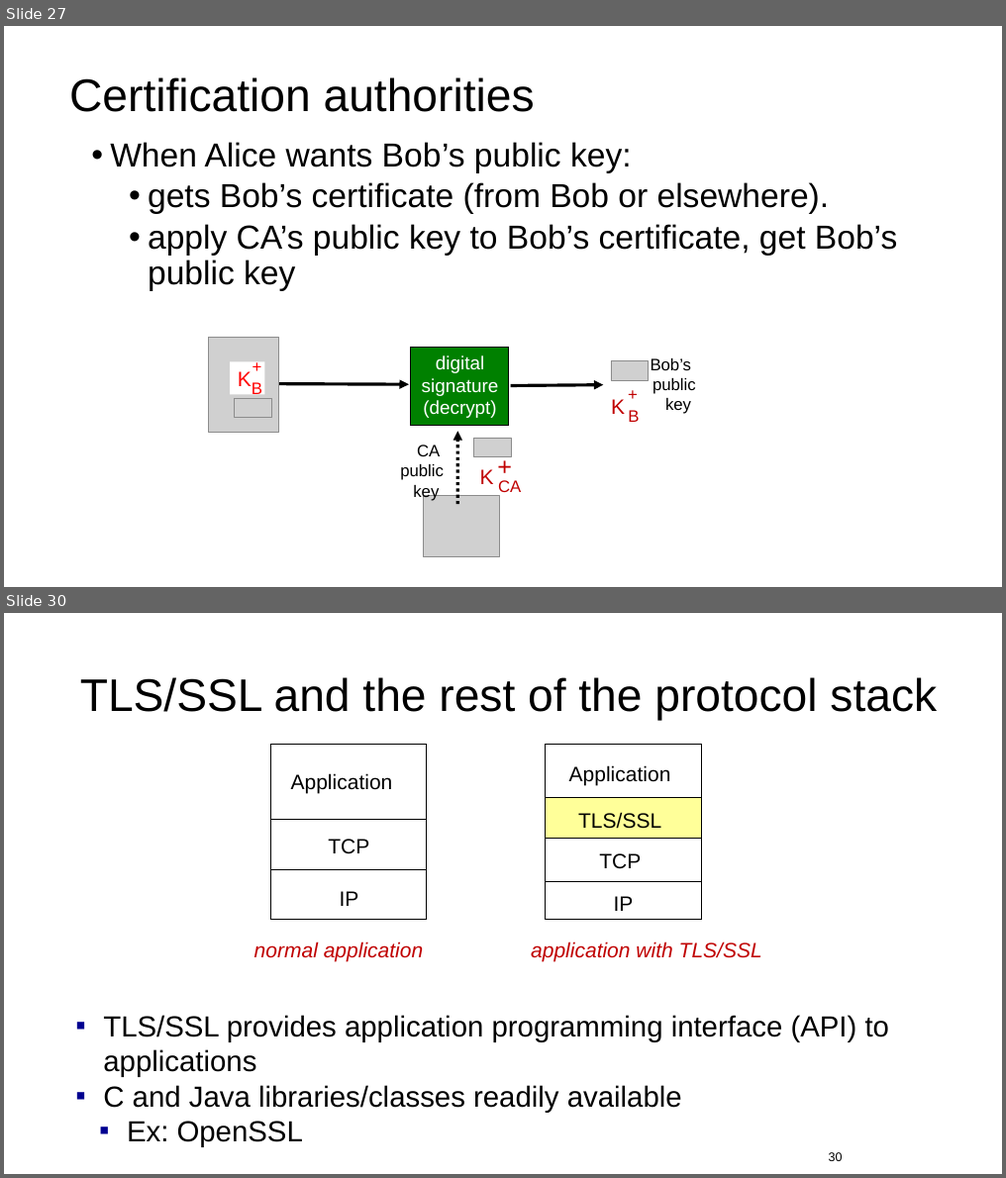
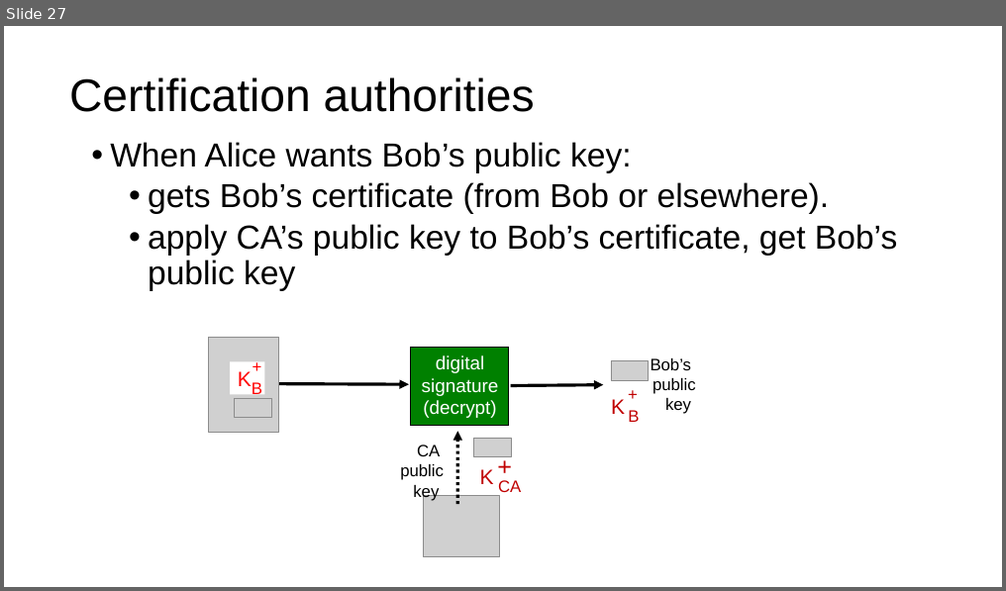
Before and after one commit to ngsrinivas/coursegen, a slide deck: ex/552-F19/lectures/12-transport-security.pptx. Shown one above the other, each under a label of ours: slides 27 and 30 before the commit, slide 27 after it; the slides between them are not shown. The pictures are 1006x1178 and 1006x591 pixels, drawn with LibreOffice and Linux fonts; fonts in the diff are those of the drawing; grey boxes stand for pictures. Boxes give left, top, right and bottom in pixels: in the first picture for what was removed or moved away, otherwise in the second. Text is boxed around its words. In the diff, an @@ line names an element or a change of style, - is before the commit and + after.

```diff
--- a/ex/552-F19/lectures/12-transport-security.pptx
+++ b/ex/552-F19/lectures/12-transport-security.pptx
@@ slide 30 removed at bbox=[4, 613, 1002, 1174], background #FFFFFF @@
@@ title removed at bbox=[80, 677, 937, 721] @@
-TLS/SSL and the rest of the protocol stack
@@ group removed at bbox=[254, 744, 426, 961]: 4 texts, 3 rectangles @@
-Application
-TCP
-IP
-normal application
@@ group removed at bbox=[531, 744, 762, 961]: 5 texts, 4 rectangles @@
-Application
-TLS/SSL
-TCP
-IP
-application with TLS/SSL
@@ text removed at bbox=[103, 1015, 889, 1148] @@
-▪ TLS/SSL provides application programming interface (API) to applications
-▪ C and Java libraries/classes readily available
-  ▪ Ex: OpenSSL
@@ page number removed at bbox=[829, 1153, 843, 1161] @@
-30
```
Also in this commit, not shown: 1 slide changed, 12 other slides removed, 4 other files.
